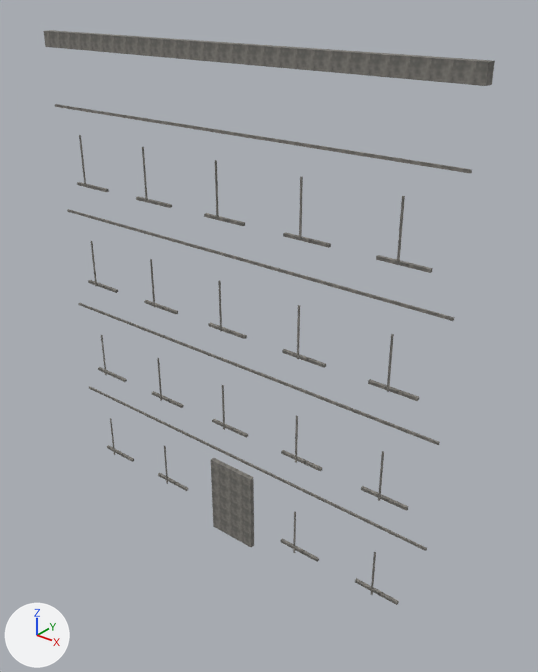
The OBJ model resources/blender/zombie_street/Street_BlockR1_Trim.obj, before and after one commit.
Both versions are drawn from a 50 mm camera at (12.45, -13.69, 15.43) aimed at (0.96, 0.67, 6.52). Every picture has the same lights, and +X, +Y and +Z are marked at lower left. The older version comes first. Where no turn or scale is listed for an object, it has been applied to the vertices.

Script lines for the objects in view, before the commit:
```python
me_street_blockr1_trim = bpy.data.meshes.new('Street_BlockR1_Trim')
me_street_blockr1_trim.from_pydata(...)  # 352 vertices, 528 faces; spans x -6.6..6.6, y -0.22..0.26, z -0.56..14.0
me_street_blockr1_trim.materials.append(mat_trimstone)  # picture img_trimstone_png
ob_street_blockr1_trim = bpy.data.objects.new('Street_BlockR1_Trim', me_street_blockr1_trim)
ob_street_blockr1_trim.location = (0.0, 0.0, 0.0)
```
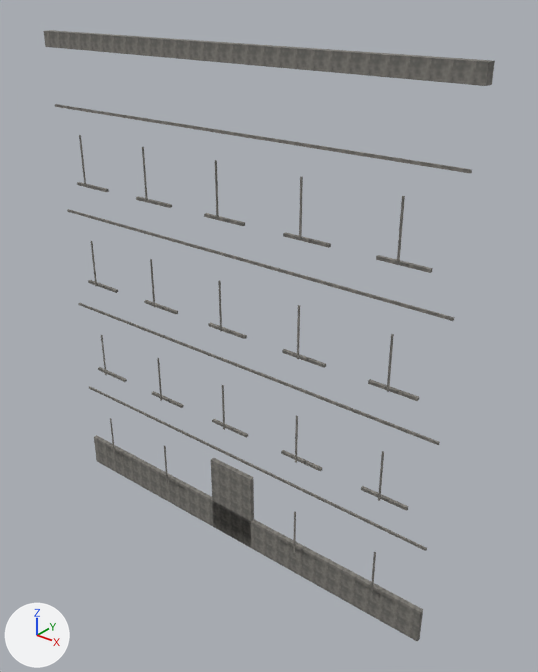
Pixel boxes (x1, y1, x2, y2) of what changed, in the pictures (538 x 672 px):
'Street_BlockR1_Trim', reshaped (6% taller)
    before: (44, 30, 495, 605)
    after: (44, 30, 495, 641)
part 1 of me_street_blockr1_trim, added
    after: (94, 435, 423, 641)

What changed in the scene script:
```text
Change me_street_blockr1_trim:
    used by ob_street_blockr1_trim; location = (0.0, 0.0, 0.0)
    remove me_street_blockr1_trim.from_pydata(...)  # 352 vertices, 528 faces; spans x -6.6..6.6, y -0.22..0.26, z -0.56..14.0
    add me_street_blockr1_trim.from_pydata(...)  # 360 vertices, 540 faces; spans x -6.6..6.6, y -0.22..0.26, z -0.58..14.0
    me_street_blockr1_trim part 1: a new loose piece, a box spanning x -6.56..6.56, y 0.0..0.13, z -0.58..0.48, in mat_trimstone (picture img_trimstone_png)
```
